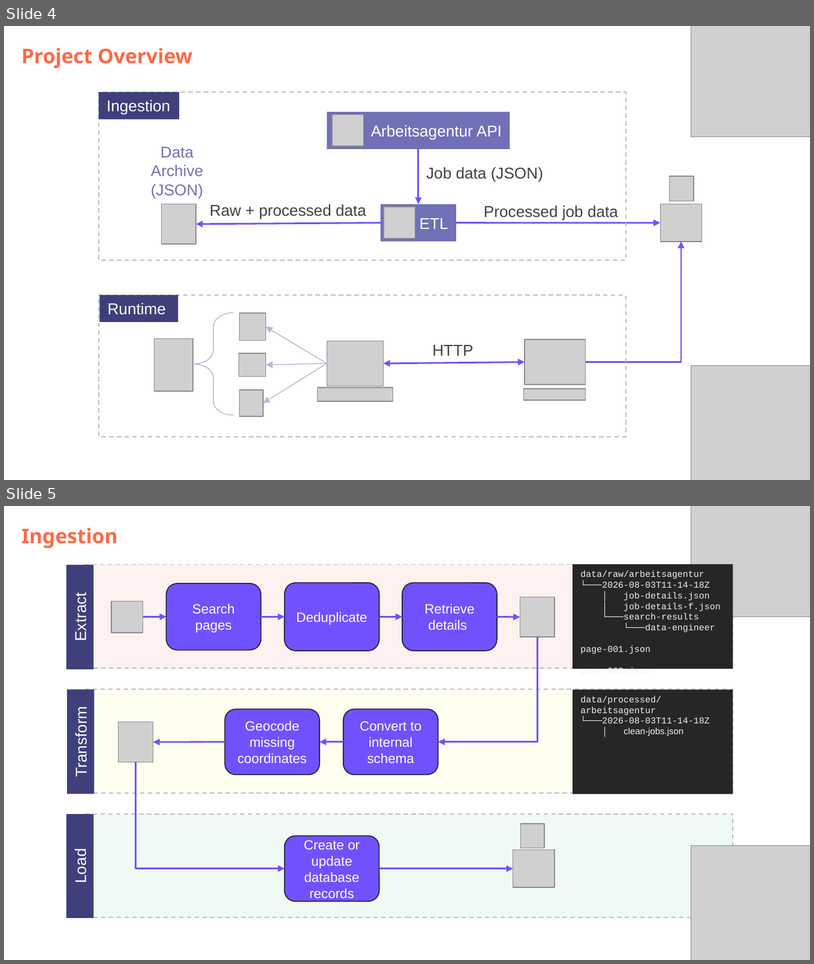
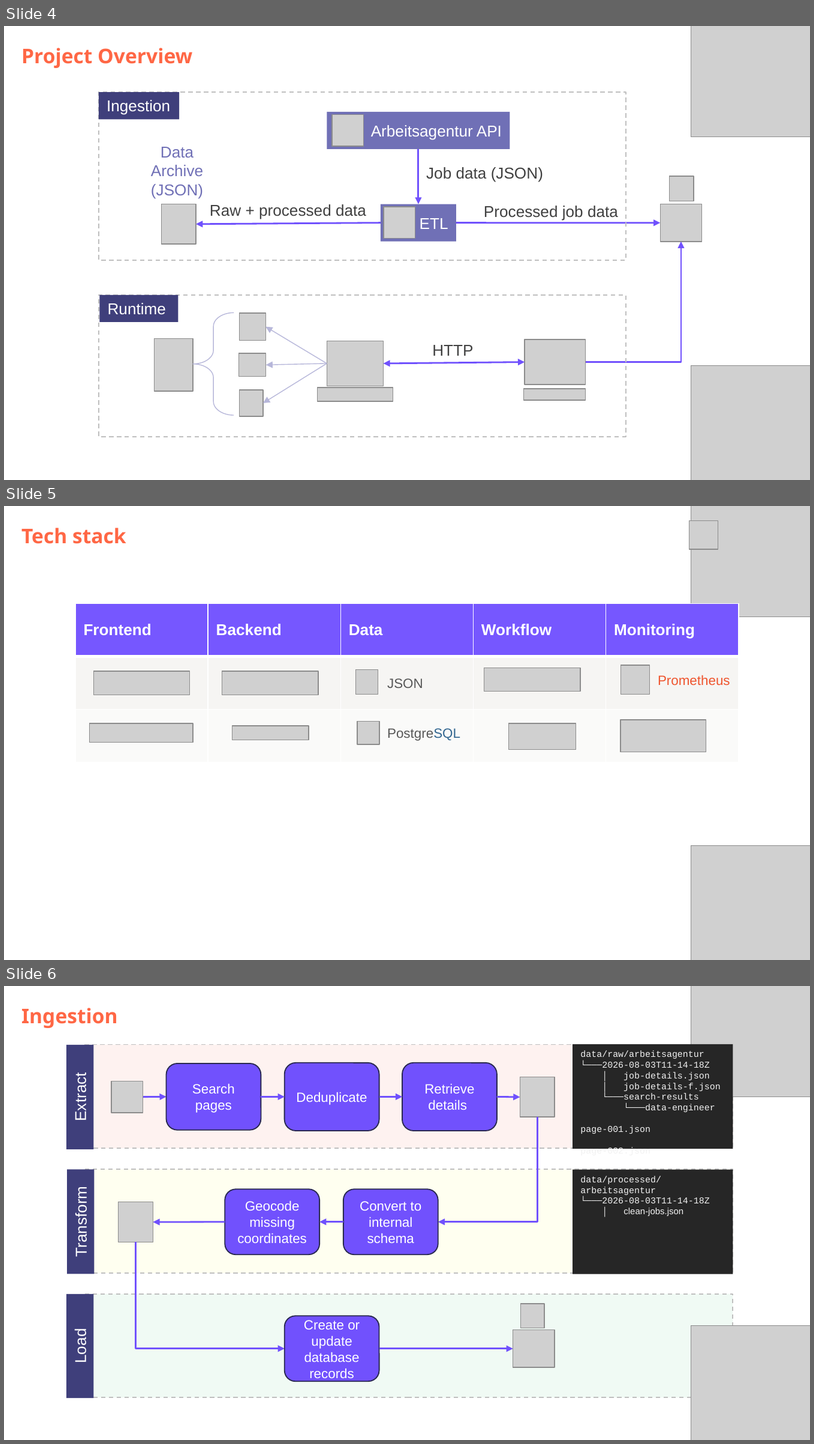
Before and after one commit to DataScientest-Studio/jun26bde-job-market, a slide deck: docs/defence/Defence.pptx. Shown one above the other, each under a label of ours: slides 4 and 5 before the commit, slides 4, 5 and 6 after it. The pictures are 814x964 and 814x1444 pixels, drawn with LibreOffice and Linux fonts; fonts in the diff are those of the drawing; grey boxes stand for pictures; background and template pictures are left out. Boxes give left, top, right and bottom in pixels: in the first picture for what was removed or moved away, otherwise in the second. Text is boxed around its words. In the diff, an @@ line names an element or a change of style, - is before the commit and + after.

```diff
--- a/docs/defence/Defence.pptx
+++ b/docs/defence/Defence.pptx
@@ slide 5 added at bbox=[4, 506, 810, 960], background #FFFFFF @@
@@ picture added at bbox=[689, 520, 717, 549] @@
@@ picture added at bbox=[691, 506, 810, 617] @@
@@ subtitle added at bbox=[21, 528, 126, 544], 18 pt, text #FF6745, bold @@
+Tech stack
@@ table added at bbox=[76, 604, 741, 762], 3 rows, 5 columns @@
+Frontend | Backend | Data | Workflow | Monitoring
+ |  |  |  | 
+ |  |  |  | 
@@ picture added at bbox=[621, 665, 650, 694] @@
@@ picture added at bbox=[93, 672, 189, 694] @@
@@ picture added at bbox=[222, 672, 318, 694] @@
@@ picture added at bbox=[356, 670, 377, 694] @@
@@ text added at bbox=[387, 678, 423, 688], 12 pt, text #585858 @@
+JSON
@@ picture added at bbox=[485, 668, 581, 691] @@
@@ text added at bbox=[658, 675, 731, 685], 12 pt, text #EF552E @@
+Prometheus
@@ picture added at bbox=[357, 721, 380, 745] @@
@@ picture added at bbox=[621, 720, 707, 752] @@
@@ picture added at bbox=[89, 723, 192, 742] @@
@@ picture added at bbox=[232, 726, 309, 740] @@
@@ text added at bbox=[387, 728, 461, 741], 12 pt, text #585858 @@
+PostgreSQL
@@ picture added at bbox=[509, 723, 576, 749] @@
@@ picture added at bbox=[691, 846, 810, 960] @@
@@ what was slide 5 is now slide 6 @@
```
Also in this commit, not shown: 3 other files.
